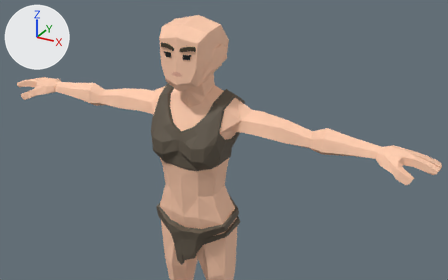
The glTF model wov-web/static/assets/models/wikingerin/WikingerinKoerper.glb, before and after one commit.
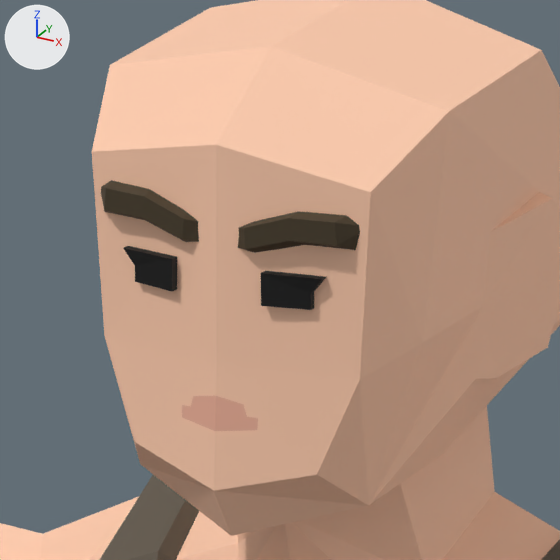
Old and new are each drawn whole from a 50 mm camera at (1.305, -2.106, 2.337) aimed at (0.229, -0.151, 1.36) and again close up on the part from 33% to 50% of the width and 6% to 34% of the height. The axes (+X, +Y, +Z) are drawn at upper left. The lights are the same throughout. The first two pictures are the older version.

Names of what the first close-up shows: 'Chr_ArmUpperRight_Female_00', 'Chr_Eyebrow_Female_01', 'Chr_Head_Female_00', 'Chr_Torso_Female_00'.
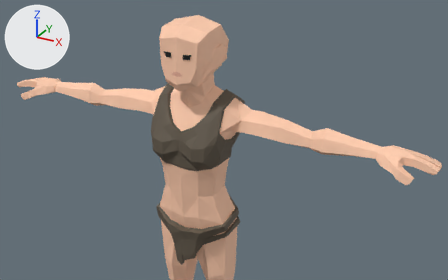
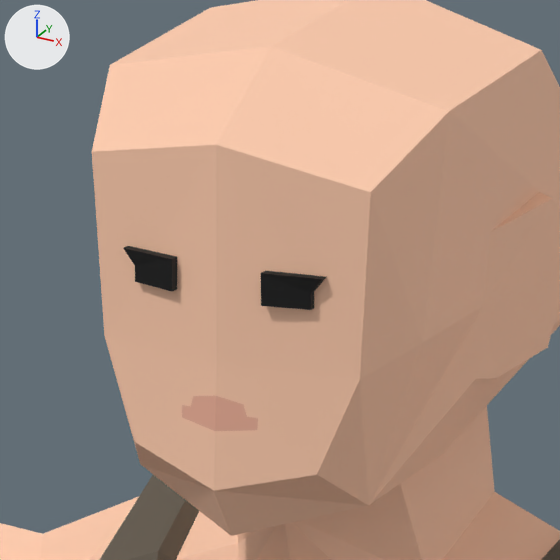
Changed parts and their boxes [x1, y1, x2, y2] in the close-ups (560 x 560 px):
'Chr_Eyebrow_Female_01', deleted (brown): before [101, 180, 360, 253]

Edits to the bpy script that builds the scene:
```text
Remove ob_chr_eyebrow_female_01:
    ob_chr_eyebrow_female_01 = bpy.data.objects.new('Chr_Eyebrow_Female_01', me_chr_eyebrow_female_01)
    ob_chr_eyebrow_female_01.location = (0.0, 0.0, 0.0)
```
